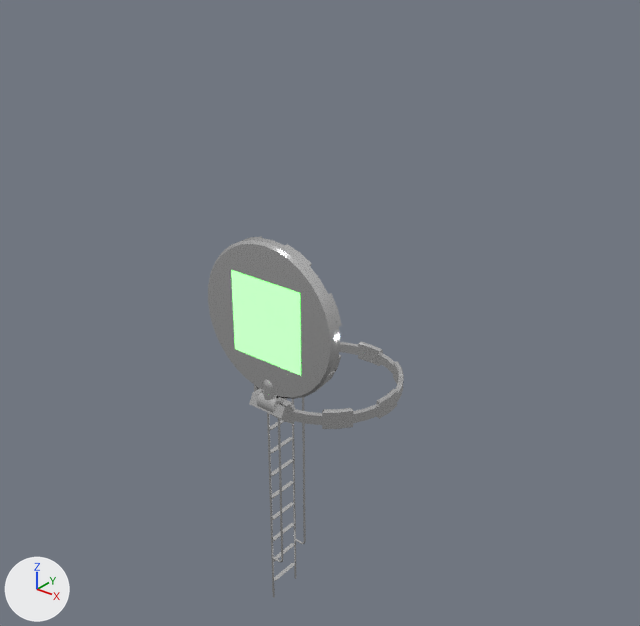
An edit to the FBX model public/models/rooms/room-04.fbx, drawn before and after from the same camera.
The view is the same before and after, from a camera (50 mm lens) standing at (0.1194, -0.1527, 0.1901) and looking at (-0.0063, 0.0044, 0.0927). Arrows for +X, +Y and +Z are at lower left; the lights stay in place. The first picture is the older version. Where no turn or scale is listed for an object, it has been applied to the vertices.

In view in the first picture: 'CHROME_LADDER', 'hatch', 'pPipe1' and 1 more.
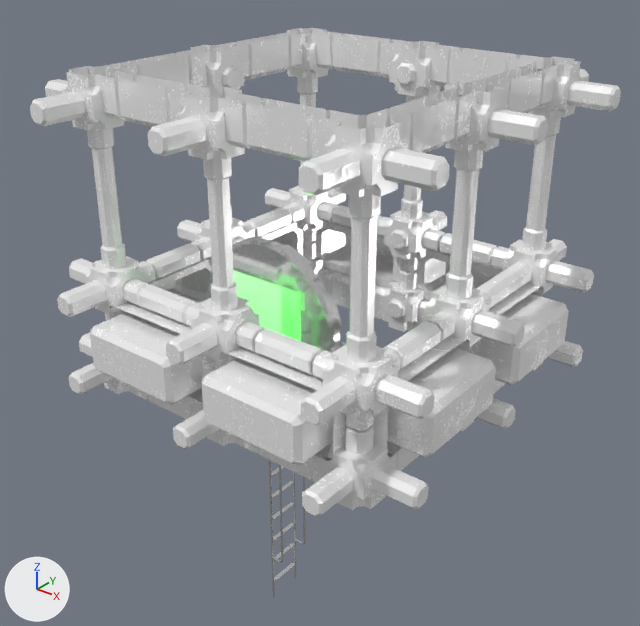
Patch to the scene script:
```diff
--- a/public/models/rooms/room-04.fbx.py
+++ b/public/models/rooms/room-04.fbx.py
@@ img_metal_rough_normal_jpg @@
+img_metal_rough_normal_jpg = load_image('metal_rough_normal.jpg', '../../images/metal_rough/metal_rough_normal.jpg', 1024, 1024, 'Non-Color')
@@ img_metal_rough_roughness_jpg @@
+img_metal_rough_roughness_jpg = load_image('metal_rough_roughness.jpg', '../../images/metal_rough/metal_rough_roughness.jpg', 1024, 1024, 'Non-Color')
@@ mat_plasteel @@
+mat_plasteel = bpy.data.materials.new('plasteel')
+# colours: white #ffffff
+# uses the picture img_metal_rough_normal_jpg
+# uses the picture img_metal_rough_roughness_jpg
@@ me_mesh_010 @@
+me_mesh_010.from_pydata(...)  # 150 vertices, 141 faces; spans x -0.048..-0.0349, y -0.0325..-0.0025, z 0.0937..0.1088
+me_mesh_010.materials.append(mat_plasteel)
@@ me_mesh_012 @@
+me_mesh_012.from_pydata(...)  # 5592 vertices, 4921 faces; spans x -0.05..0.05, y -0.05..0.05, z -0.0375..0.0375
+me_mesh_012.materials.append(mat_plasteel)
@@ me_mesh_004 @@
+me_mesh_004.from_pydata(...)  # 150 vertices, 141 faces; spans x 0.0349..0.048, y 0.0025..0.0325, z 0.0937..0.1088
+me_mesh_004.materials.append(mat_plasteel)
@@ me_mesh_005 @@
+me_mesh_005.from_pydata(...)  # 150 vertices, 141 faces; spans x 0.0349..0.048, y -0.0325..-0.0025, z 0.0937..0.1088
+me_mesh_005.materials.append(mat_plasteel)
@@ me_mesh_009 @@
+me_mesh_009.from_pydata(...)  # 150 vertices, 141 faces; spans x -0.0325..-0.0025, y -0.048..-0.0349, z 0.0937..0.1088
+me_mesh_009.materials.append(mat_plasteel)
@@ me_mesh_011 @@
+me_mesh_011.from_pydata(...)  # 150 vertices, 141 faces; spans x -0.048..-0.0349, y 0.0025..0.0325, z 0.0937..0.1088
+me_mesh_011.materials.append(mat_plasteel)
@@ me_mesh_007 @@
+me_mesh_007.from_pydata(...)  # 150 vertices, 141 faces; spans x 0.0025..0.0325, y 0.0349..0.048, z 0.0937..0.1088
+me_mesh_007.materials.append(mat_plasteel)
@@ me_mesh_008 @@
+me_mesh_008.from_pydata(...)  # 150 vertices, 141 faces; spans x 0.0025..0.0325, y -0.048..-0.0349, z 0.0937..0.1088
+me_mesh_008.materials.append(mat_plasteel)
@@ me_mesh_006 @@
+me_mesh_006.from_pydata(...)  # 150 vertices, 141 faces; spans x -0.0325..-0.0025, y 0.0349..0.048, z 0.0937..0.1088
+me_mesh_006.materials.append(mat_plasteel)
@@ ob_polysurface219 @@
+ob_polysurface219 = bpy.data.objects.new('polySurface219', me_mesh_010)
+ob_polysurface219.location = (0.0, 0.0, -0.005)
@@ ob_polysurface227 @@
+ob_polysurface227 = bpy.data.objects.new('polySurface227', me_mesh_012)
+ob_polysurface227.location = (0.0, 0.0, 0.1175)
@@ ob_polysurface213 @@
+ob_polysurface213 = bpy.data.objects.new('polySurface213', me_mesh_004)
+ob_polysurface213.location = (0.0, 0.0, -0.005)
@@ ob_polysurface214 @@
+ob_polysurface214 = bpy.data.objects.new('polySurface214', me_mesh_005)
+ob_polysurface214.location = (0.0, 0.0, -0.005)
@@ ob_polysurface218 @@
+ob_polysurface218 = bpy.data.objects.new('polySurface218', me_mesh_009)
+ob_polysurface218.location = (0.0, 0.0, -0.005)
@@ ob_polysurface220 @@
+ob_polysurface220 = bpy.data.objects.new('polySurface220', me_mesh_011)
+ob_polysurface220.location = (0.0, 0.0, -0.005)
@@ ob_polysurface216 @@
+ob_polysurface216 = bpy.data.objects.new('polySurface216', me_mesh_007)
+ob_polysurface216.location = (0.0, 0.0, -0.005)
@@ ob_polysurface217 @@
+ob_polysurface217 = bpy.data.objects.new('polySurface217', me_mesh_008)
+ob_polysurface217.location = (0.0, 0.0, -0.005)
@@ ob_polysurface215 @@
+ob_polysurface215 = bpy.data.objects.new('polySurface215', me_mesh_006)
+ob_polysurface215.location = (0.0, 0.0, -0.005)
```

Boxes [x1, y1, x2, y2] around the edits, measured in the pictures (640 x 626 px):
'polySurface227', added
    after: [30, 28, 621, 517]
'polySurface217', added
    after: [202, 347, 346, 466]
'polySurface214', added
    after: [373, 336, 496, 458]
'polySurface218', added
    after: [90, 302, 216, 405]
'polySurface213', added
    after: [469, 284, 569, 385]
'polySurface215', added
    after: [316, 221, 400, 288]
'polySurface216', added
    after: [416, 250, 503, 301]
'polySurface219', added
    after: [105, 259, 212, 320]
'polySurface220', added
    after: [262, 223, 303, 255]
'pPipe1', unchanged, covered by the edit
    before: [254, 342, 404, 429]
    after: [340, 342, 346, 348]
